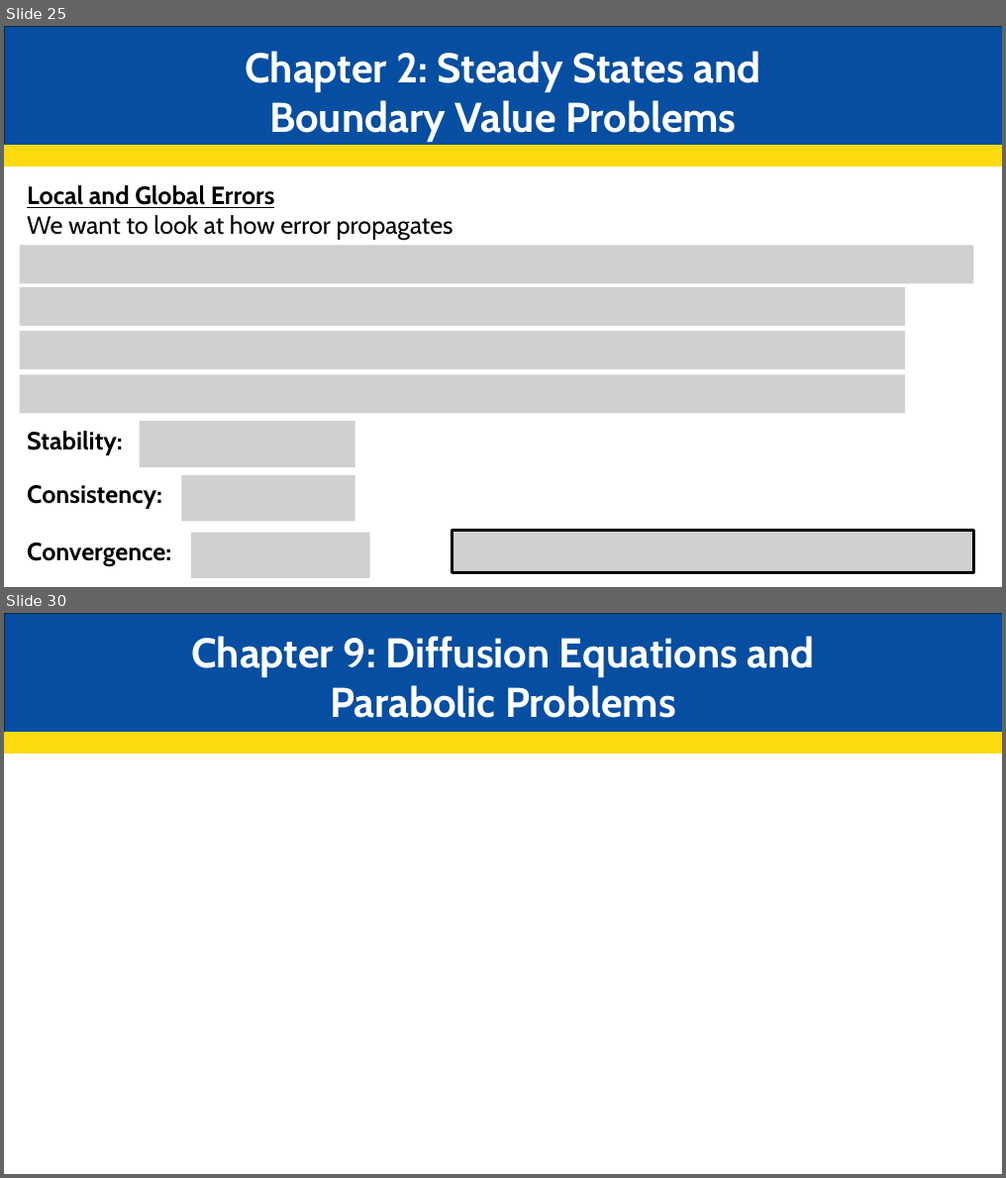
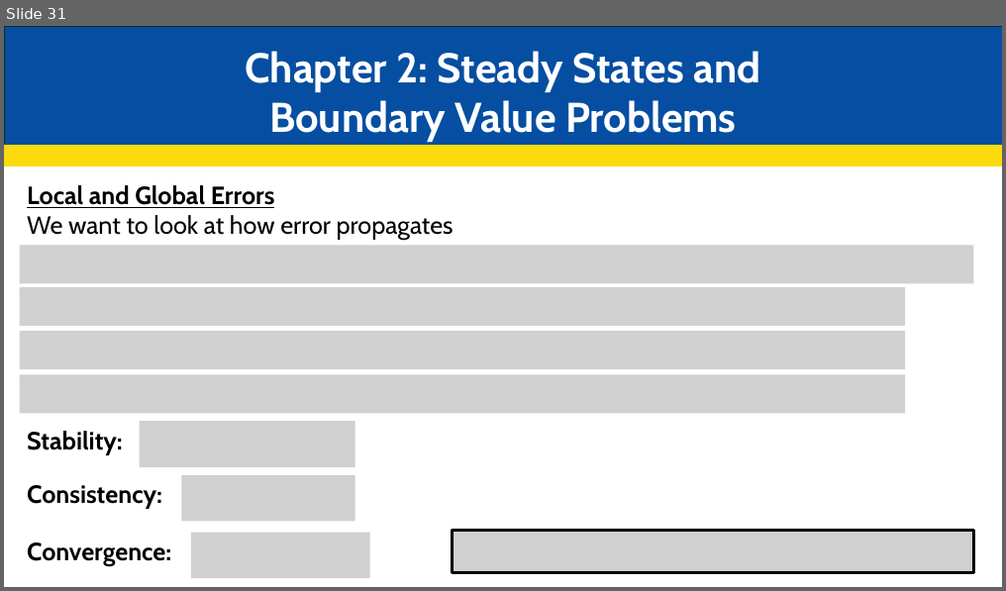
Before and after one commit to JakeCisc210/Candidacy, a slide deck: Reading Course/Presentations/Game Theory Twelve.pptx. Shown one above the other, each under a label of ours: slides 25 and 30 before the commit, slide 31 after it; the slides between them are not shown. The pictures are 1006x1178 and 1006x591 pixels, drawn with LibreOffice and Linux fonts; fonts in the diff are those of the drawing; grey boxes stand for pictures. Boxes give left, top, right and bottom in pixels: in the first picture for what was removed or moved away, otherwise in the second. Text is boxed around its words. In the diff, an @@ line names an element or a change of style, - is before the commit and + after.

```diff
--- a/Reading Course/Presentations/Game Theory Twelve.pptx
+++ b/Reading Course/Presentations/Game Theory Twelve.pptx
@@ slide 30 removed at (4, 613, 1002, 1174), background #FFFFFF @@
@@ rectangle removed at (5, 613, 1002, 733) @@
@@ text removed at (191, 636, 815, 718) @@
-Chapter 9: Diffusion Equations and Parabolic Problems
@@ rectangle removed at (4, 733, 1002, 753) @@
@@ what was slide 25 is now slide 31 @@
```
Also in this commit, not shown: 4 slides changed, 10 slides added, 2 other slides removed.
